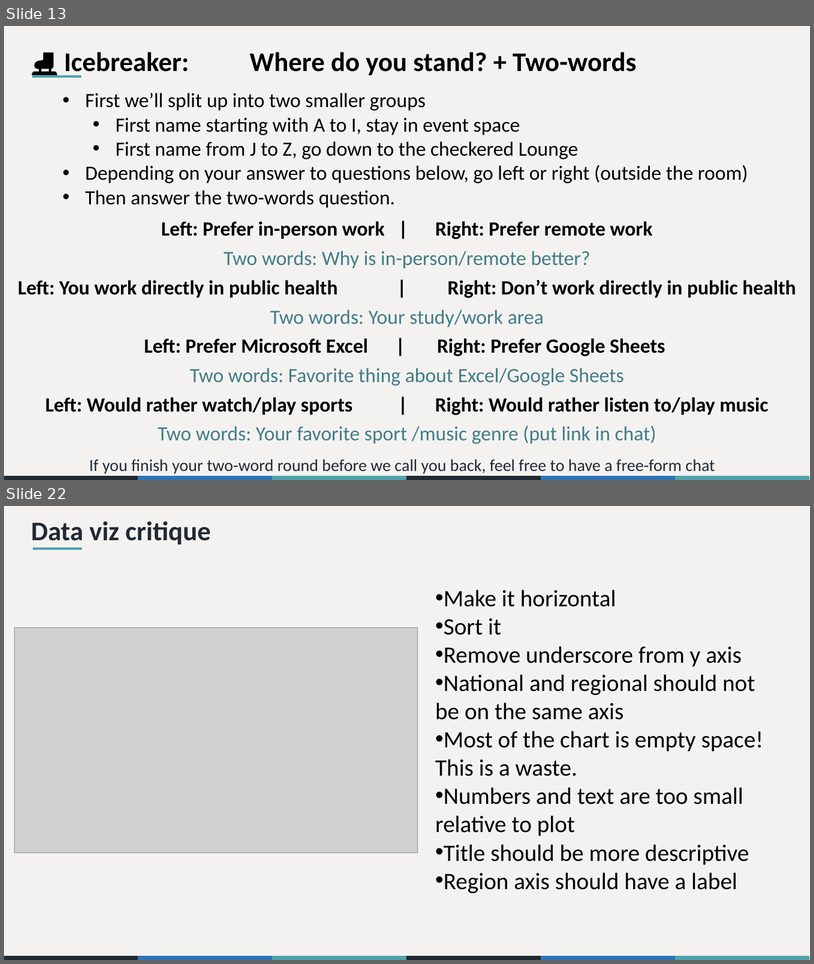
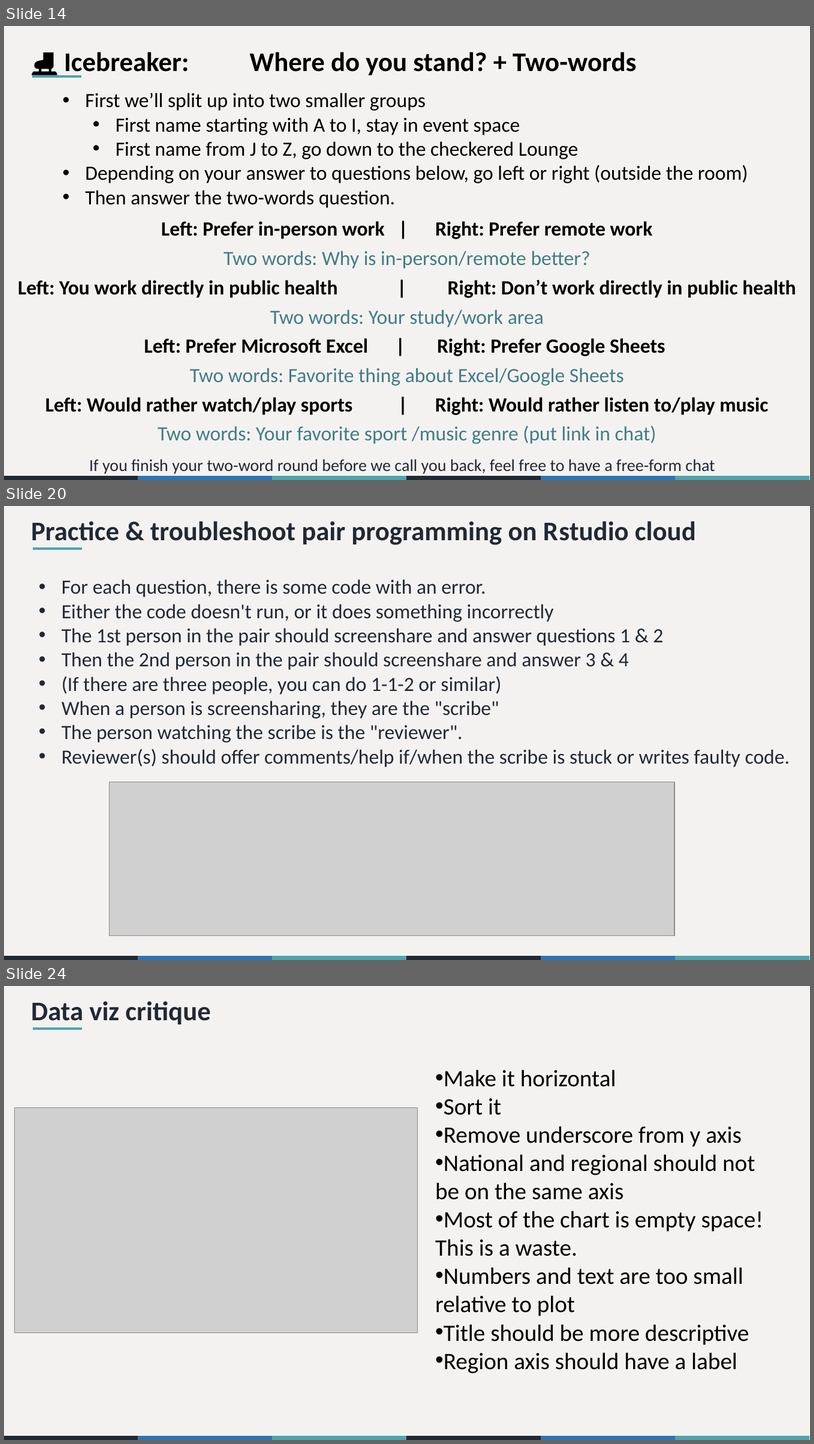
Before and after one commit to the-graph-courses/rbp_cohort_0_materials, a slide deck: week_01/slides/rbp_workshop_01.pptx. Shown one above the other, each under a label of ours: slides 13 and 22 before the commit, slides 14, 20 and 24 after it; the slides between them are not shown. The pictures are 814x964 and 814x1444 pixels, drawn with LibreOffice and Linux fonts; fonts in the diff are those of the drawing; grey boxes stand for pictures. Boxes give left, top, right and bottom in pixels: in the first picture for what was removed or moved away, otherwise in the second. Text is boxed around its words. In the diff, an @@ line names an element or a change of style, - is before the commit and + after.

```diff
--- a/week_01/slides/rbp_workshop_01.pptx
+++ b/week_01/slides/rbp_workshop_01.pptx
@@ slide 20 added at [4,506,810,960], background #F4F2F0; not listed: 6 template elements that a slide beside it also shows @@
@@ title added at [31,521,696,545], 32 pt, text #202934, bold @@
+Practice & troubleshoot pair programming on Rstudio cloud
@@ line added from (33, 549) to (82, 549), #4EA4AD 3 pt @@
@@ text added at [62,579,790,767], 24 pt, text #202934 @@
+• For each question, there is some code with an error.
+• Either the code doesn't run, or it does something incorrectly
+• The 1st person in the pair should screenshare and answer questions 1 & 2
+• Then the 2nd person in the pair should screenshare and answer 3 & 4
+• (If there are three people, you can do 1-1-2 or similar)
+• When a person is screensharing, they are the "scribe"
+• The person watching the scribe is the "reviewer".
+• Reviewer(s) should offer comments/help if/when the scribe is stuck or writes faulty code.
@@ picture added at [109,782,675,935] @@
@@ what was slide 13 is now slide 14 @@
@@ what was slide 22 is now slide 24 @@
```
Also in this commit, not shown: 8 slides changed, 6 other slides added, 6 slides removed, 10 other files.
